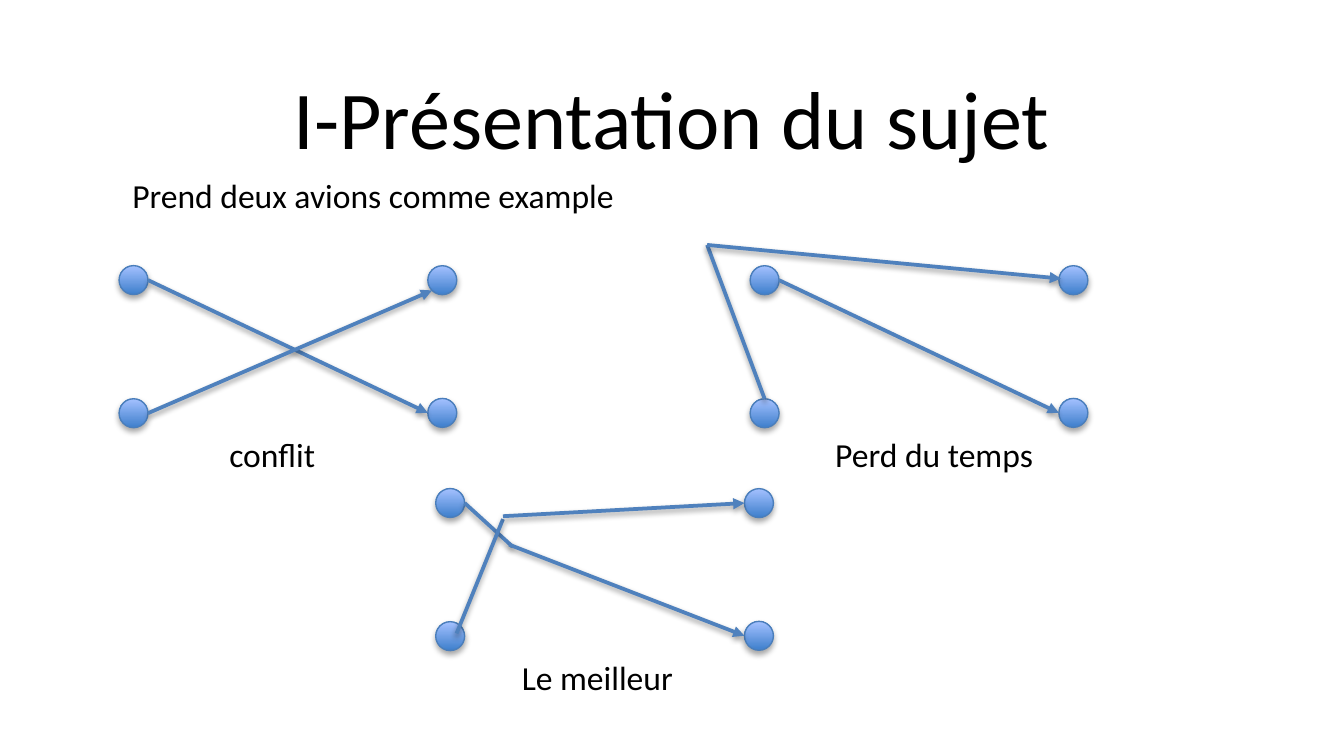
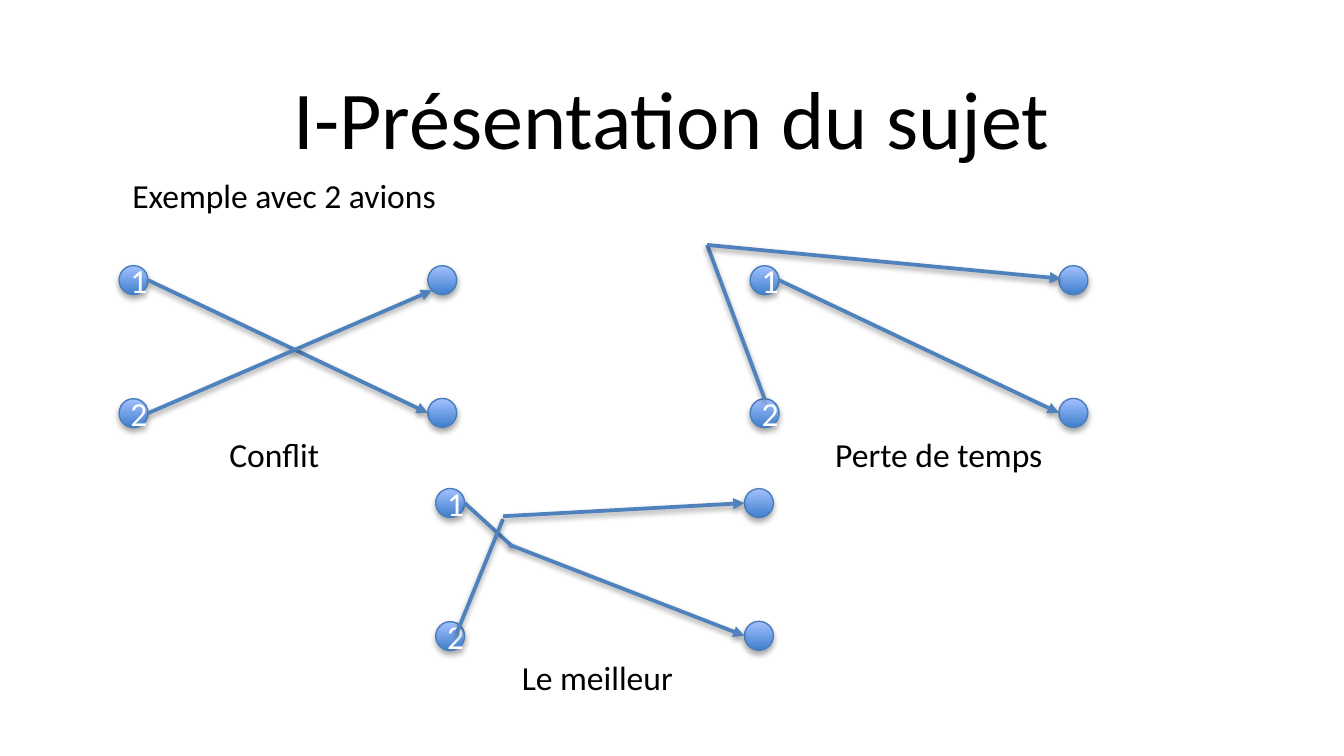
Before and after one commit to doriancoste/conflicts_resolution, a slide deck: slide 4 of presentation.pptx. Drawn at 1344x756 pixels with LibreOffice and Linux fonts; fonts in the diff are those of the drawing; background and template pictures are left out. Boxes give left, top, right and bottom in pixels: in the first picture for what was removed or moved away, otherwise in the second. Text is boxed around its words. In the diff, an @@ line names an element or a change of style, - is before the commit and + after.

```diff
--- a/presentation.pptx
+++ b/presentation.pptx
@@ text at box(132, 184, 436, 214): text changed @@
-Prend deux avions comme example
+Exemple avec 2 avions
@@ text in ellipse at box(130, 266, 147, 302): text added @@
+1
@@ text in ellipse at box(762, 266, 779, 302): text added @@
+1
@@ text in ellipse at box(130, 399, 147, 435): text added @@
+2
@@ text in ellipse at box(762, 399, 779, 435): text added @@
+2
@@ text at box(229, 444, 319, 468): text changed @@
-conflit
+Conflit
@@ text at box(835, 443, 1042, 473): text changed @@
-Perd du temps
+Perte de temps
@@ text in ellipse at box(447, 488, 464, 524): text added @@
+1
@@ text in ellipse at box(447, 622, 464, 658): text added @@
+2
```
Also in this commit, not shown: 8 other slides changed, 1 slide removed, 1 other file.
